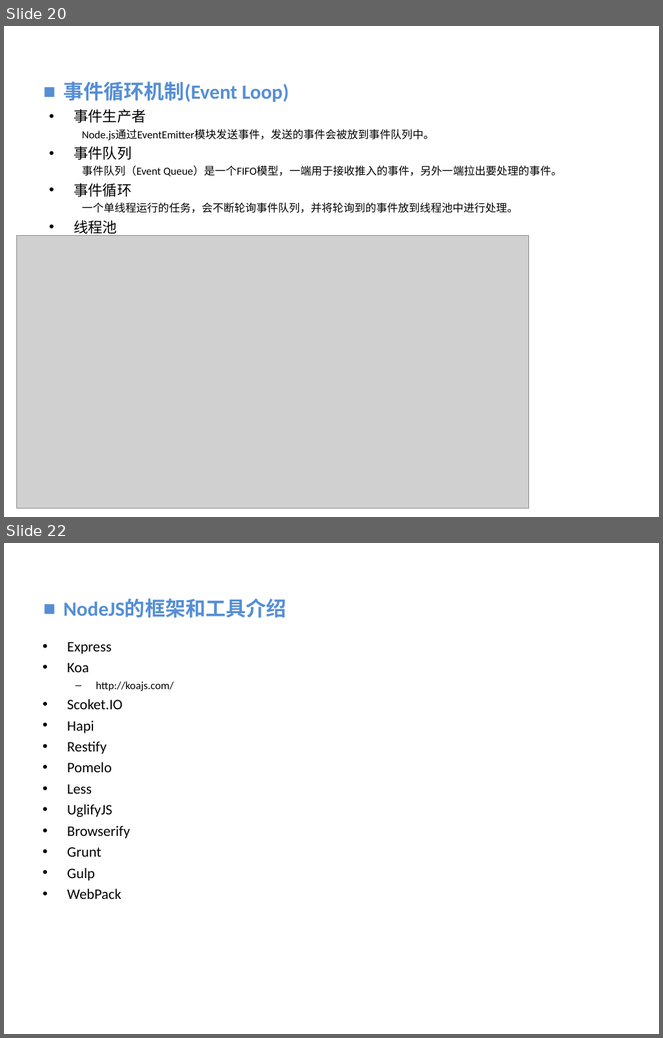
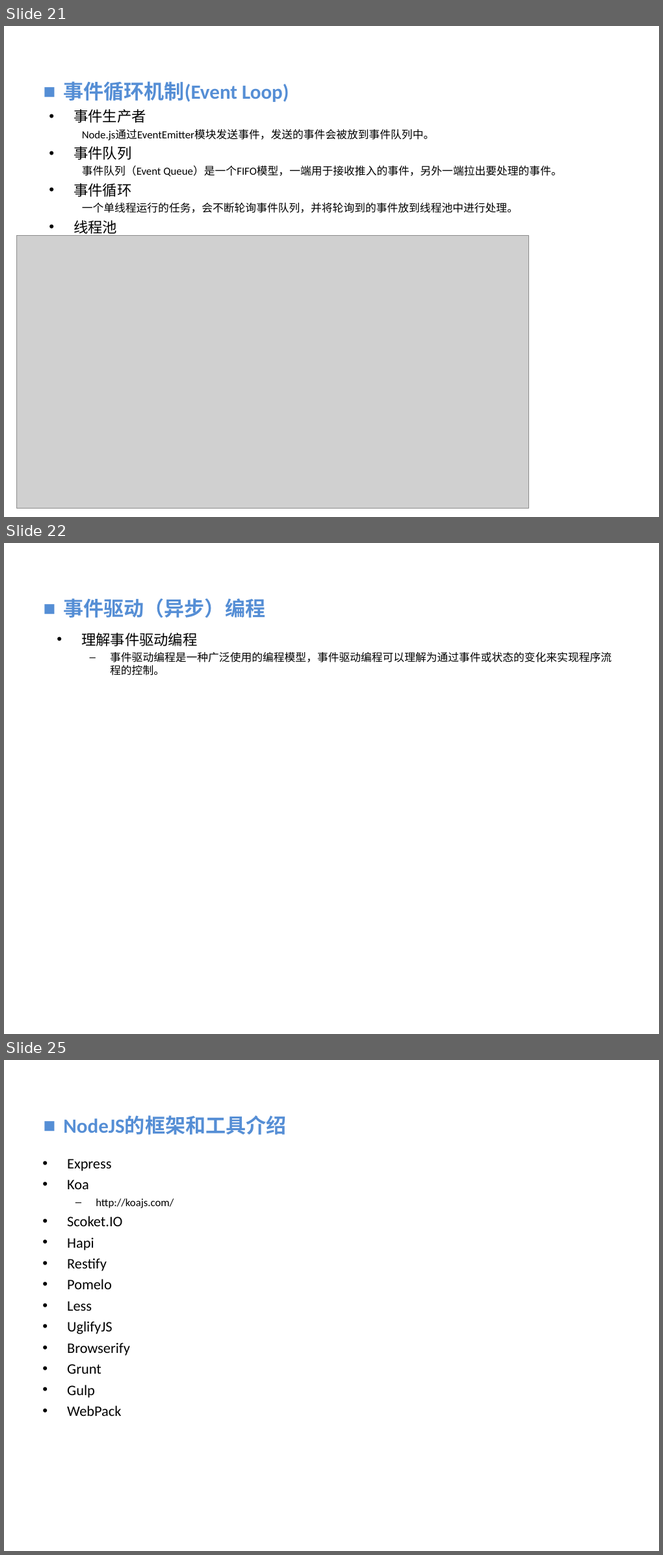
Before and after one commit to vaik/Documents, a slide deck: 我的分享/NodeJS基础概念理解.ppt. Shown one above the other, each under a label of ours: slides 20 and 22 before the commit, slides 21, 22 and 25 after it; the slides between them are not shown. The pictures are 663x1038 and 663x1555 pixels, drawn with LibreOffice and Linux fonts; fonts in the diff are those of the drawing; grey boxes stand for pictures; background and template pictures are left out. Boxes give left, top, right and bottom in pixels: in the first picture for what was removed or moved away, otherwise in the second. Text is boxed around its words. In the diff, an @@ line names an element or a change of style, - is before the commit and + after.

Commit message:
添加和修改
1 添加事件驱动编程.ppt
2 修整NodeJS基础概念理解

```diff
--- a/我的分享/NodeJS基础概念理解.ppt
+++ b/我的分享/NodeJS基础概念理解.ppt
@@ slide 22 added at box(4, 543, 659, 1034), background picture (left out) @@
@@ text added at box(63, 598, 265, 618), 22.2 pt, text #558ED5, bold @@
+■ 事件驱动（异步）编程
@@ text added at box(81, 633, 612, 676), 12 pt, text #000000 @@
+• 理解事件驱动编程
+  – 事件驱动编程是一种广泛使用的编程模型，事件驱动编程可以理解为通过事件或状态的变化来实现程序流程的控制。
@@ what was slide 20 is now slide 21 @@
@@ what was slide 22 is now slide 25 @@
```
Also in this commit, not shown: 8 slides changed, 2 other slides added, 1 other file.
